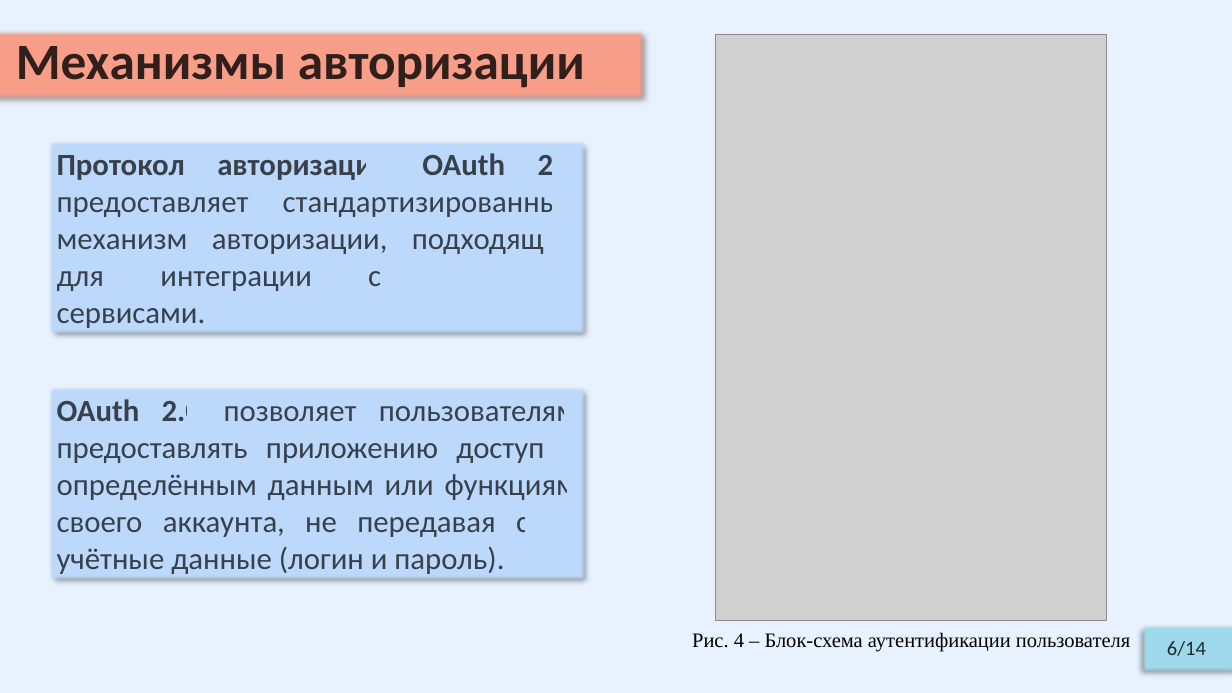
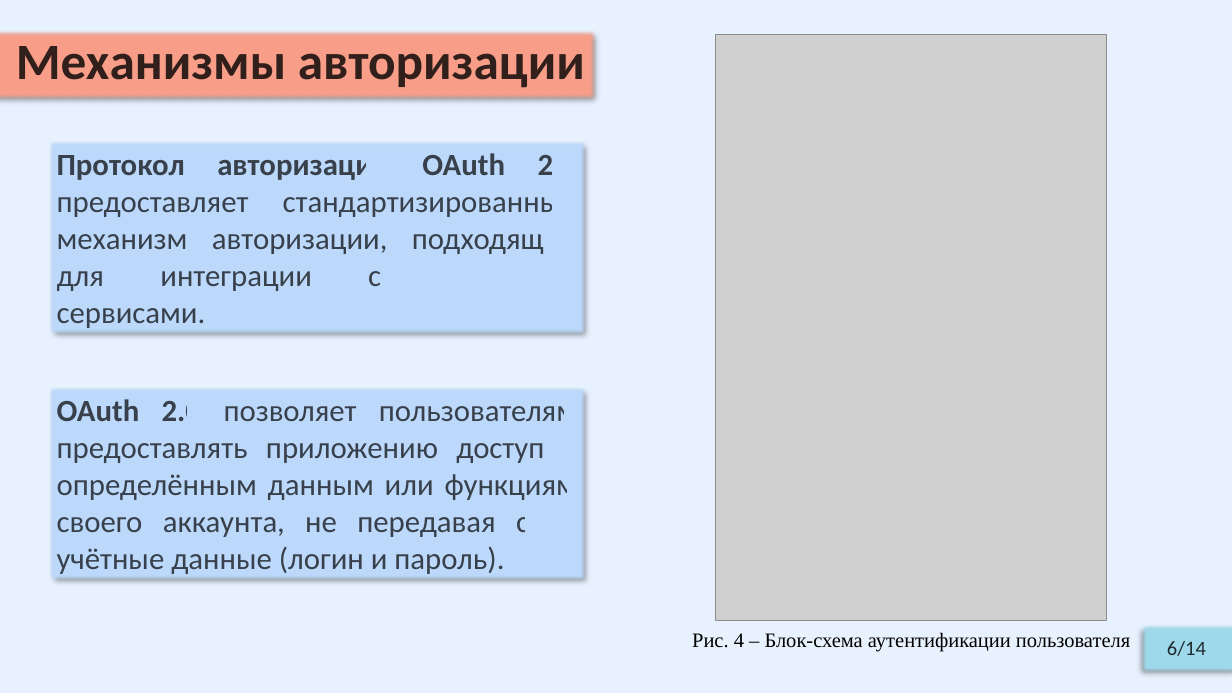
Before and after one commit to Relax-FM/Diploma, a slide deck: slide 6 of master/Diploma/presentation/OnyushevA_RK6-41M.pptx. Drawn at 1232x693 pixels with LibreOffice and Linux fonts; fonts in the diff are those of the drawing; grey boxes stand for pictures. Boxes give left, top, right and bottom in pixels: in the first picture for what was removed or moved away, otherwise in the second. Text is boxed around its words. In the diff, an @@ line names an element or a change of style, - is before the commit and + after.

```diff
--- a/master/Diploma/presentation/OnyushevA_RK6-41M.pptx
+++ b/master/Diploma/presentation/OnyushevA_RK6-41M.pptx
@@ subtitle "Механизмы авторизации": place and size @@
-subtitle "Механизмы авторизации" at (0,30,645,100)
+subtitle "Механизмы авторизации" at (0,30,595,100)
```
Also in this commit, not shown: 8 other slides changed, 4 slides added, 4 slides removed, 6 other files.
